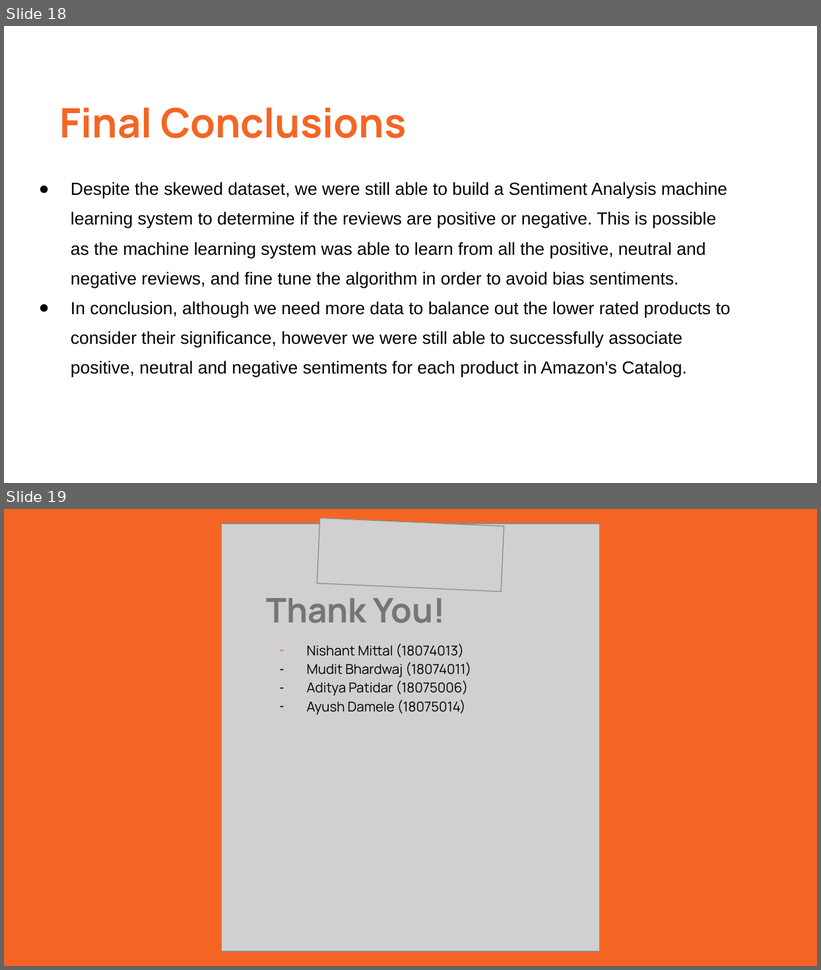
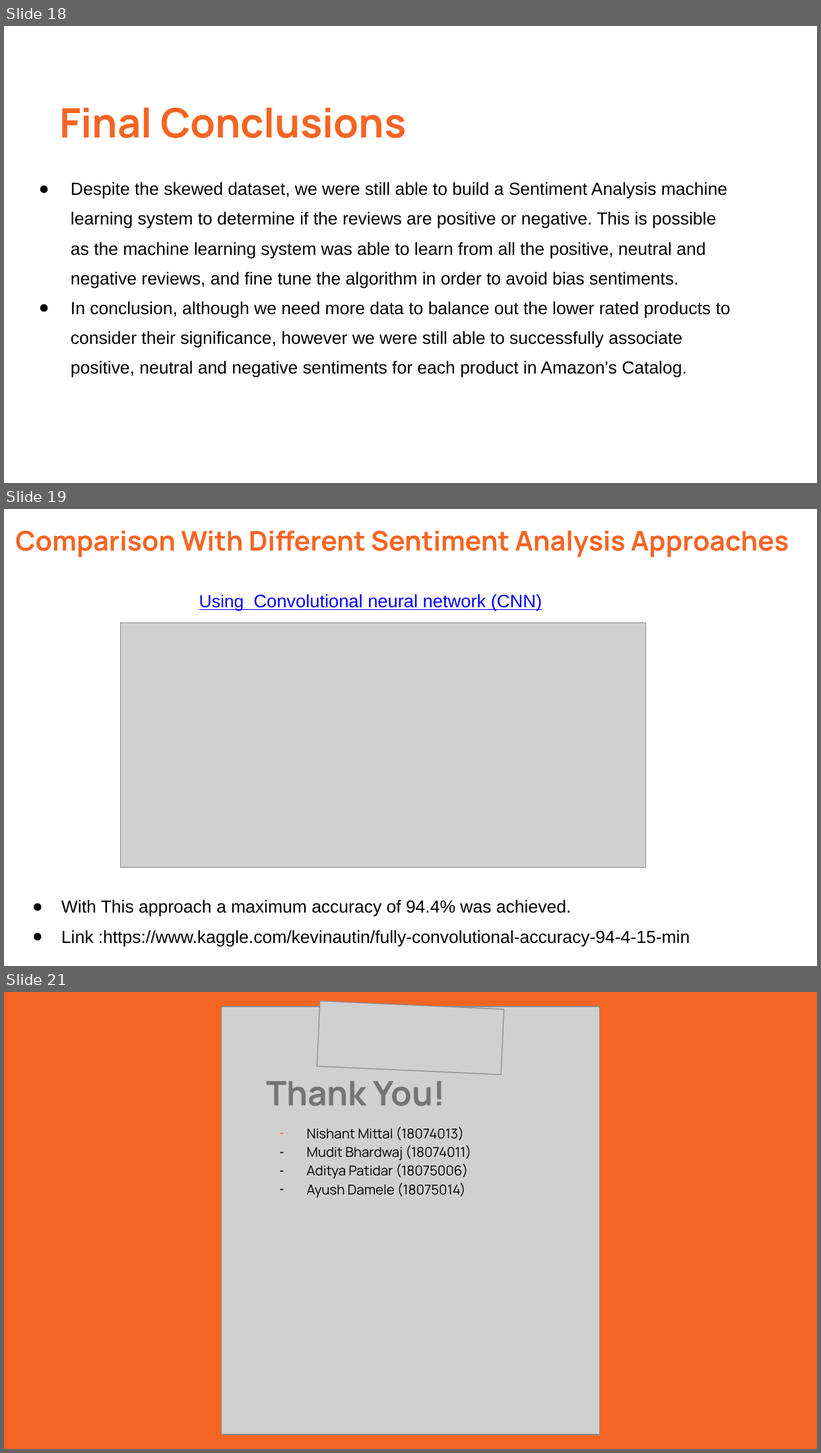
Before and after one commit to nishantwrp/data-mining-project, a slide deck: presentation.pptx. Shown one above the other, each under a label of ours: slides 18 and 19 before the commit, slides 18, 19 and 21 after it; the slides between them are not shown. The pictures are 821x970 and 821x1453 pixels, drawn with LibreOffice and Linux fonts; fonts in the diff are those of the drawing; grey boxes stand for pictures. Boxes give left, top, right and bottom in pixels: in the first picture for what was removed or moved away, otherwise in the second. Text is boxed around its words. In the diff, an @@ line names an element or a change of style, - is before the commit and + after.

```diff
--- a/presentation.pptx
+++ b/presentation.pptx
@@ slide 19 added at box(4, 509, 817, 966), background #FFFFFF @@
@@ title added at box(15, 530, 789, 557), 24 pt, text #F46524, bold @@
+Comparison With Different Sentiment Analysis Approaches
@@ title added at box(199, 594, 542, 611), 16 pt, text #0000FF, underline @@
+Using Convolutional neural network (CNN)
@@ picture added at box(120, 623, 646, 867) @@
@@ title added at box(61, 900, 690, 947), 15.5 pt, text #000000 @@
+● With This approach a maximum accuracy of 94.4% was achieved.
+● Link :https://www.kaggle.com/kevinautin/fully-convolutional-accuracy-94-4-15-min
@@ what was slide 19 is now slide 21 @@
```
Also in this commit, not shown: 2 slides changed, 1 other slide added, 1 other file.
